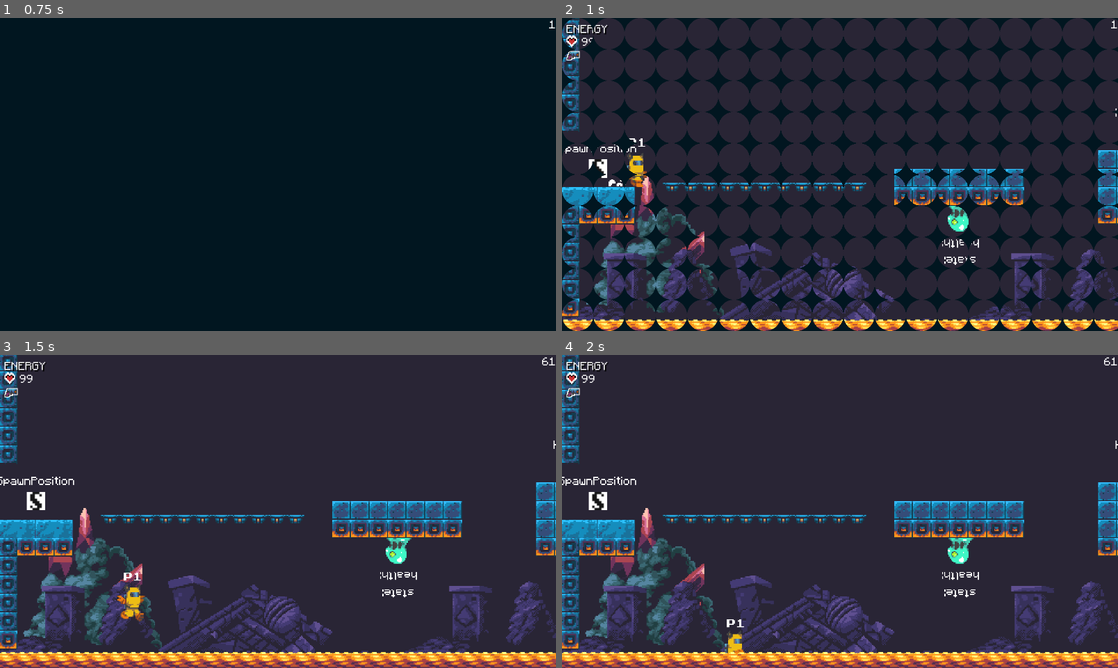
Above: before the commit, frames 1-4 (two rows, left to right).
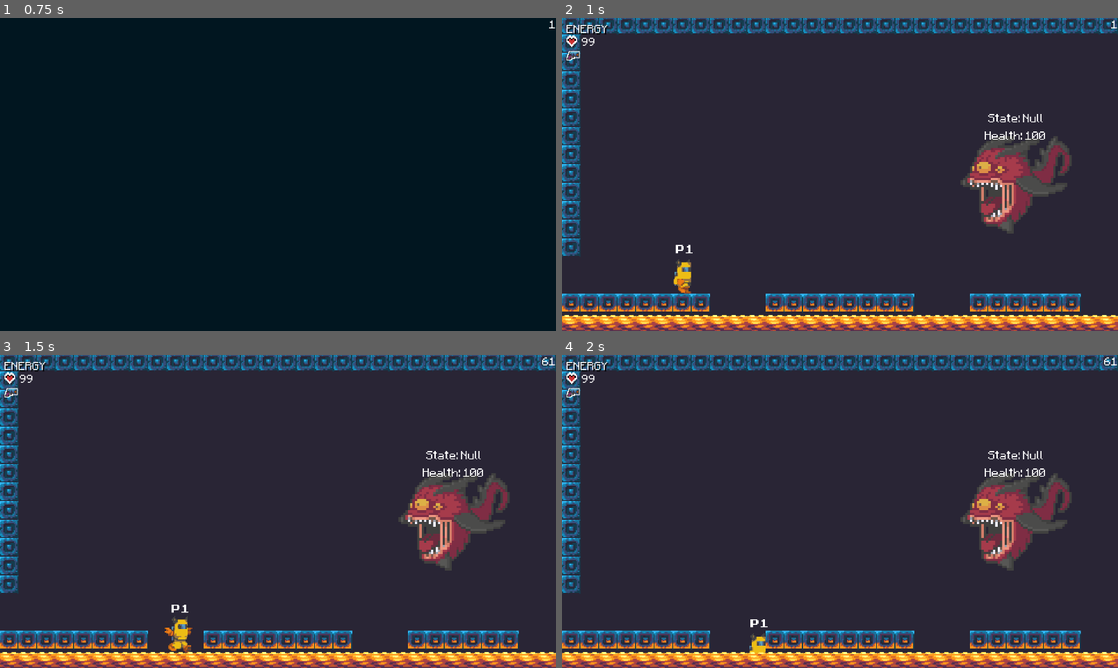
Above: after the commit, the same moments.

Repository: Levrault/philemon-adventure
Game: Godot game, scene res://src/Main.tscn
Same seed, same stepped clock (60 frames per second), same inputs: the game is played once before the commit and once after it.
Inputs (mouse positions are in pixels of both pictures, inside the frame that each line leads up to):
- Up to frame 1 (0.75 s): tap Enter (ui_accept) at 0.5 s; move the mouse to (400, 158) at 0.52 s; hold D (ui_right) from 0.53 s (still down); click (400, 158) at 0.67 s
- Up to frame 2 (1 s): keep holding D (ui_right); tap U (jump_1) at 0.77 s
- Up to frame 3 (1.5 s): keep holding D (ui_right); move the mouse to (166, 527) at 1.27 s
- Up to frame 4 (2 s): keep holding D (ui_right); tap U (jump_1) at 1.52 s

Frame 1 is identical in both runs. In frame 2, 44% of the frame differs, in the area x 0-100%, y 0-100%; in frame 3, 26%; in frame 4, 26%.
Error before the commit: Parse Error: The member "resource" already exists in a parent class. (res://src/Enemies/Enemy.gd:5)
Error after the commit: Invalid get index 'name' (on base: 'null instance'). (res://src/Commons/StateMachine/StateMachine.gd:8)

Commit message:
feat: add boss

Diff:
--- a/src/Commons/Actor/Actor.gd
+++ b/src/Commons/Actor/Actor.gd
@@ -4,8 +4,7 @@
 class_name Actor
 extends KinematicBody2D
 
-export (int, -2, 2, 4) var look_direction := 1 setget set_look_direction
-export(Resource) var resource
+export (int, -1, 1, 2) var look_direction := 1 setget set_look_direction
 
 
 var is_snapped_to_floor := false
@@ -20,18 +19,10 @@
 
 func _ready() -> void:
 	flip(look_direction)
-	stats.max_health = resource.health
-	stats.health = resource.health
 
 
 func take_damage(source: Hit) -> void:
-	.take_damage(source)
-	if stats.health > 0 and not source.is_instakill:
-		skin.hit_flash()
-		return
-
-	Global.add_child_to_root(resource.explosion.instance(), global_position)
-	call_deferred("queue_free")
+	stats.take_damage(source)
 
 
 func set_look_direction(value: int) -> void:
--- a/src/Enemies/Boss/Boss.gd
+++ b/src/Enemies/Boss/Boss.gd
@@ -2,6 +2,7 @@
 extends KinematicBody2D
 
 export (int, -1, 1, 2) var look_direction := 1 setget set_look_direction
+export(Resource) var resource
 
 var is_snapped_to_floor := false
 var stop_on_slope := true
--- a/src/Enemies/Boss/Boss.tscn
+++ b/src/Enemies/Boss/Boss.tscn
@@ -1,10 +1,12 @@
-[gd_scene load_steps=9 format=2]
+[gd_scene load_steps=11 format=2]
 
 [ext_resource path="res://src/Enemies/Boss/BossSkin.tscn" type="PackedScene" id=1]
 [ext_resource path="res://src/Enemies/Enemy.tscn" type="PackedScene" id=2]
 [ext_resource path="res://src/Enemies/Boss/Boss.gd" type="Script" id=3]
-[ext_resource path="res://src/Enemies/States/Idle.gd" type="Script" id=4]
-[ext_resource path="res://src/Enemies/States/Patrol.gd" type="Script" id=5]
+[ext_resource path="res://src/Enemies/Boss/States/Idle.gd" type="Script" id=4]
+[ext_resource path="res://src/Enemies/Boss/States/Attack.gd" type="Script" id=5]
+[ext_resource path="res://src/Enemies/Boss/States/Die.gd" type="Script" id=6]
+[ext_resource path="res://src/Enemies/Boss/States/Hit.gd" type="Script" id=7]
 
 [sub_resource type="RectangleShape2D" id=3]
 extents = Vector2( 8, 13 )
@@ -42,14 +44,14 @@
 position = Vector2( 16, 21.5 )
 shape = SubResource( 5 )
 
-[node name="StateMachine" parent="." index="5"]
-initial_state = NodePath("Idle")
+[node name="Idle" type="Node" parent="StateMachine" index="0"]
+script = ExtResource( 4 )
 
-[node name="Idle" type="Node2D" parent="StateMachine" index="0"]
-script = ExtResource( 4 )
-idle_loop = 4
+[node name="Attack" type="Node" parent="StateMachine" index="1"]
+script = ExtResource( 5 )
 
-[node name="Patrol" type="Node2D" parent="StateMachine" index="1"]
-script = ExtResource( 5 )
-max_speed_default = Vector2( 70, 275 )
-loop = 3
+[node name="Hit" type="Node" parent="StateMachine" index="2"]
+script = ExtResource( 7 )
+
+[node name="Die" type="Node" parent="StateMachine" index="3"]
+script = ExtResource( 6 )
--- a/src/Enemies/Boss/BossSkin.tscn
+++ b/src/Enemies/Boss/BossSkin.tscn
@@ -24,8 +24,42 @@
 shader = SubResource( 2 )
 shader_param/active = false
 
+[sub_resource type="Animation" id=4]
+resource_name = "attack"
+length = 0.6
+loop = true
+tracks/0/type = "value"
+tracks/0/path = NodePath("Sprite:frame")
+tracks/0/interp = 1
+tracks/0/loop_wrap = true
+tracks/0/imported = false
+tracks/0/enabled = true
+tracks/0/keys = {
+"times": PoolRealArray( 0, 0.1, 0.2, 0.3, 0.4, 0.5 ),
+"transitions": PoolRealArray( 1, 1, 1, 1, 1, 1 ),
+"update": 1,
+"values": [ 6, 7, 8, 9, 10, 11 ]
+}
+
+[sub_resource type="Animation" id=6]
+resource_name = "die"
+length = 0.6
+tracks/0/type = "value"
+tracks/0/path = NodePath("Sprite:frame")
+tracks/0/interp = 1
+tracks/0/loop_wrap = true
+tracks/0/imported = false
+tracks/0/enabled = true
+tracks/0/keys = {
+"times": PoolRealArray( 0, 0.1, 0.2, 0.3, 0.4, 0.5 ),
+"transitions": PoolRealArray( 1, 1, 1, 1, 1, 1 ),
+"update": 1,
+"values": [ 18, 19, 20, 21, 22, 23 ]
+}
+
 [sub_resource type="Animation" id=1]
 resource_name = "idle"
+length = 0.5
 loop = true
 tracks/0/type = "value"
 tracks/0/path = NodePath("Sprite:frame")
@@ -40,9 +74,21 @@
 "values": [ 0, 1, 2, 3, 5 ]
 }
 
-[sub_resource type="Animation" id=4]
-length = 0.8
-loop = true
+[sub_resource type="Animation" id=5]
+resource_name = "take_damage"
+length = 0.4
+tracks/0/type = "value"
+tracks/0/path = NodePath("Sprite:frame")
+tracks/0/interp = 1
+tracks/0/loop_wrap = true
+tracks/0/imported = false
+tracks/0/enabled = true
+tracks/0/keys = {
+"times": PoolRealArray( 0, 0.1, 0.2, 0.3 ),
+"transitions": PoolRealArray( 1, 1, 1, 1 ),
+"update": 1,
+"values": [ 13, 14, 15, 16 ]
+}
 
 [node name="BossSkin" instance=ExtResource( 1 )]
 scale = Vector2( 2, 2 )
@@ -51,7 +97,10 @@
 material = SubResource( 3 )
 texture = ExtResource( 2 )
 hframes = 24
+frame = 6
 
 [node name="AnimationPlayer" parent="." index="1"]
+anims/attack = SubResource( 4 )
+anims/die = SubResource( 6 )
 anims/idle = SubResource( 1 )
-anims/move = SubResource( 4 )
+anims/take_damage = SubResource( 5 )
--- /dev/null
+++ b/src/Enemies/Boss/States/Attack.gd
@@ -0,0 +1,17 @@
+extends State
+
+
+func unhandled_input(event: InputEvent) -> void:
+	return
+
+
+func physics_process(delta: float) -> void:
+	return
+
+
+func enter(msg: Dictionary = {}) -> void:
+	return
+
+
+func exit() -> void:
+	return
--- /dev/null
+++ b/src/Enemies/Boss/States/Die.gd
@@ -0,0 +1,17 @@
+extends State
+
+
+func unhandled_input(event: InputEvent) -> void:
+	return
+
+
+func physics_process(delta: float) -> void:
+	return
+
+
+func enter(msg: Dictionary = {}) -> void:
+	return
+
+
+func exit() -> void:
+	return
--- /dev/null
+++ b/src/Enemies/Boss/States/Hit.gd
@@ -0,0 +1,17 @@
+extends State
+
+
+func unhandled_input(event: InputEvent) -> void:
+	return
+
+
+func physics_process(delta: float) -> void:
+	return
+
+
+func enter(msg: Dictionary = {}) -> void:
+	return
+
+
+func exit() -> void:
+	return
--- /dev/null
+++ b/src/Enemies/Boss/States/Idle.gd
@@ -0,0 +1,17 @@
+extends State
+
+
+func unhandled_input(event: InputEvent) -> void:
+	return
+
+
+func physics_process(delta: float) -> void:
+	return
+
+
+func enter(msg: Dictionary = {}) -> void:
+	return
+
+
+func exit() -> void:
+	return
--- a/src/Main.tscn
+++ b/src/Main.tscn
@@ -151,4 +151,4 @@
 
 [node name="AsyncSceneLoading" type="Node2D" parent="."]
 script = ExtResource( 3 )
-current_level = 25
+current_level = 26
--- a/src/World/Room/Room20.tscn
+++ b/src/World/Room/Room20.tscn
@@ -8,6 +8,9 @@
 [node name="TileMap" parent="." index="2"]
 tile_data = PoolIntArray( -524301, 1, 0, -524300, 1, 0, -524299, 1, 0, -524298, 1, 0, -524297, 1, 0, -524296, 1, 0, -52 …(2557 unchanged characters)…
 
-[node name="Boss" parent="." index="10" instance=ExtResource( 2 )]
+[node name="Boss" parent="Enemies" index="0" instance=ExtResource( 2 )]
 position = Vector2( 184, -8 )
 look_direction = -1
+
+[node name="Player" parent="." index="8"]
+position = Vector2( -144, 96 )
Not shown: 1 places in src/Enemies/Boss/BossSkin.tscn that only renumber resources
Not shown: 1 places in src/World/Room/Room15.tscn that only renumber resources
